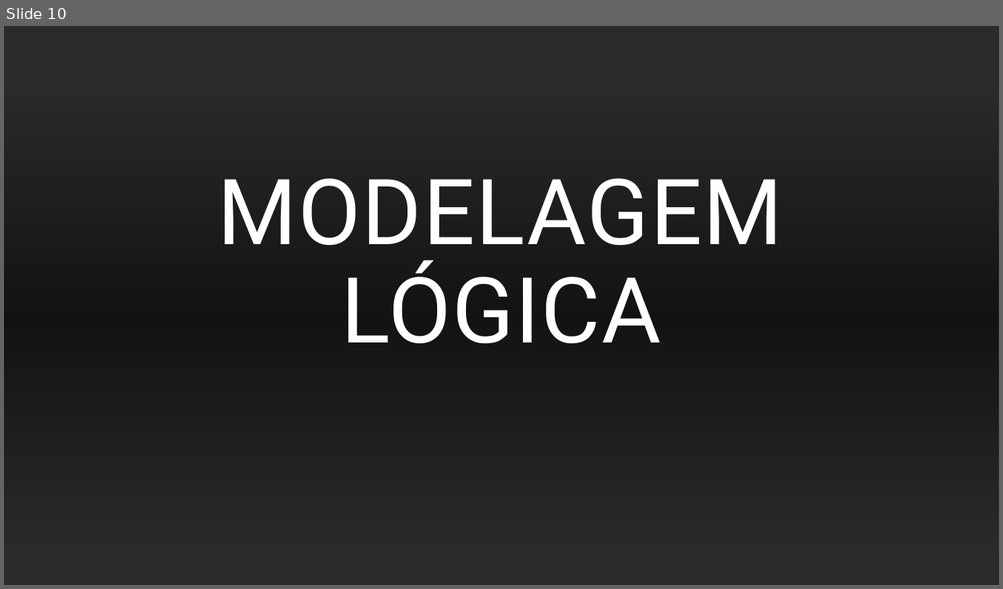
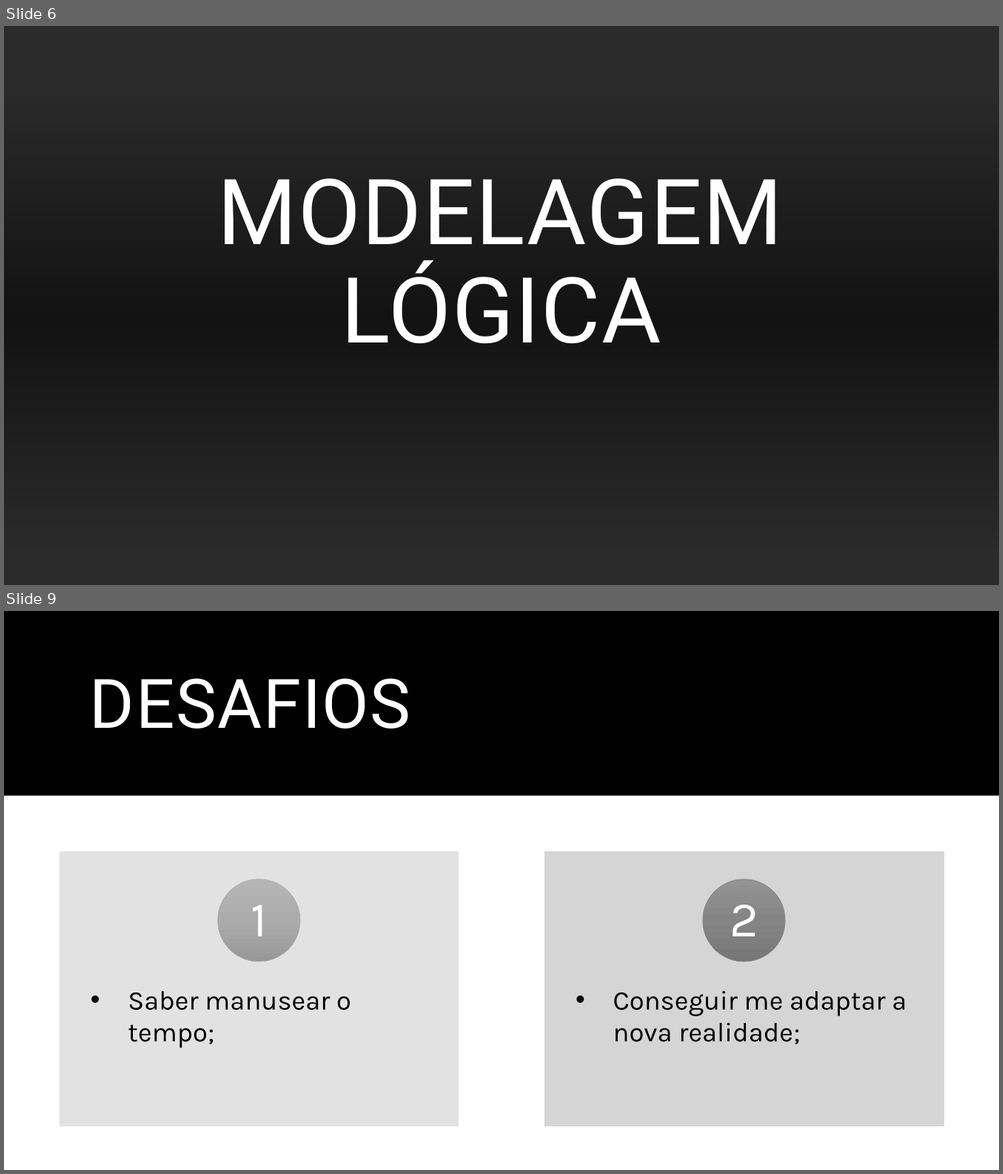
Before and after one commit to AntonioGoncalvesSousa/Projeto-Individual, a slide deck: Documentação/Documentação Proj.pptx. Shown one above the other, each under a label of ours: slide 10 before the commit, slides 6 and 9 after it; the slides between them are not shown. The pictures are 1003x589 and 1003x1174 pixels, drawn with LibreOffice and Linux fonts; fonts in the diff are those of the drawing; background and template pictures are left out; a plain dark background stands for a picture behind light text. Boxes give left, top, right and bottom in pixels: in the first picture for what was removed or moved away, otherwise in the second. Text is boxed around its words. In the diff, an @@ line names an element or a change of style, - is before the commit and + after.

```diff
--- a/Documentação/Documentação Proj.pptx
+++ b/Documentação/Documentação Proj.pptx
@@ slide 9 added at (4,611,999,1170), background #FFFFFF; not listed: 1 template element that a slide beside it also shows @@
@@ title added at (90,678,411,729), 66 pt, text #FFFFFF @@
+DESAFIOS
@@ rectangle added at (60,852,458,1127), fill #E3E3E3 at 90% opacity, outline #E3E3E3 0.5 pt @@
@@ rectangle added at (544,852,943,1127), fill #D5D5D5 at 90% opacity, outline #D5D5D5 0.5 pt @@
@@ ellipse added at (217,880,299,962), fill gradient #B6B6B6 to #ACACAC to #999999, outline #ACACAC 0.5 pt @@
@@ ellipse added at (703,880,785,962), fill gradient #949494 to #868686 to #777777, outline #868686 0.5 pt @@
@@ text added at (250,906,267,937), 48 pt, text #FFFFFF @@
+1
@@ text added at (729,905,758,937), 48 pt, text #FFFFFF @@
+2
@@ text added at (128,991,351,1048), 26 pt, text #000000 @@
+• Saber manusear o tempo;
@@ text added at (613,991,906,1045), 26 pt, text #000000 @@
+• Conseguir me adaptar a nova realidade;
@@ what was slide 10 is now slide 6 @@
```
Also in this commit, not shown: 2 slides changed, 4 other slides added, 7 slides removed, 2 other files.
